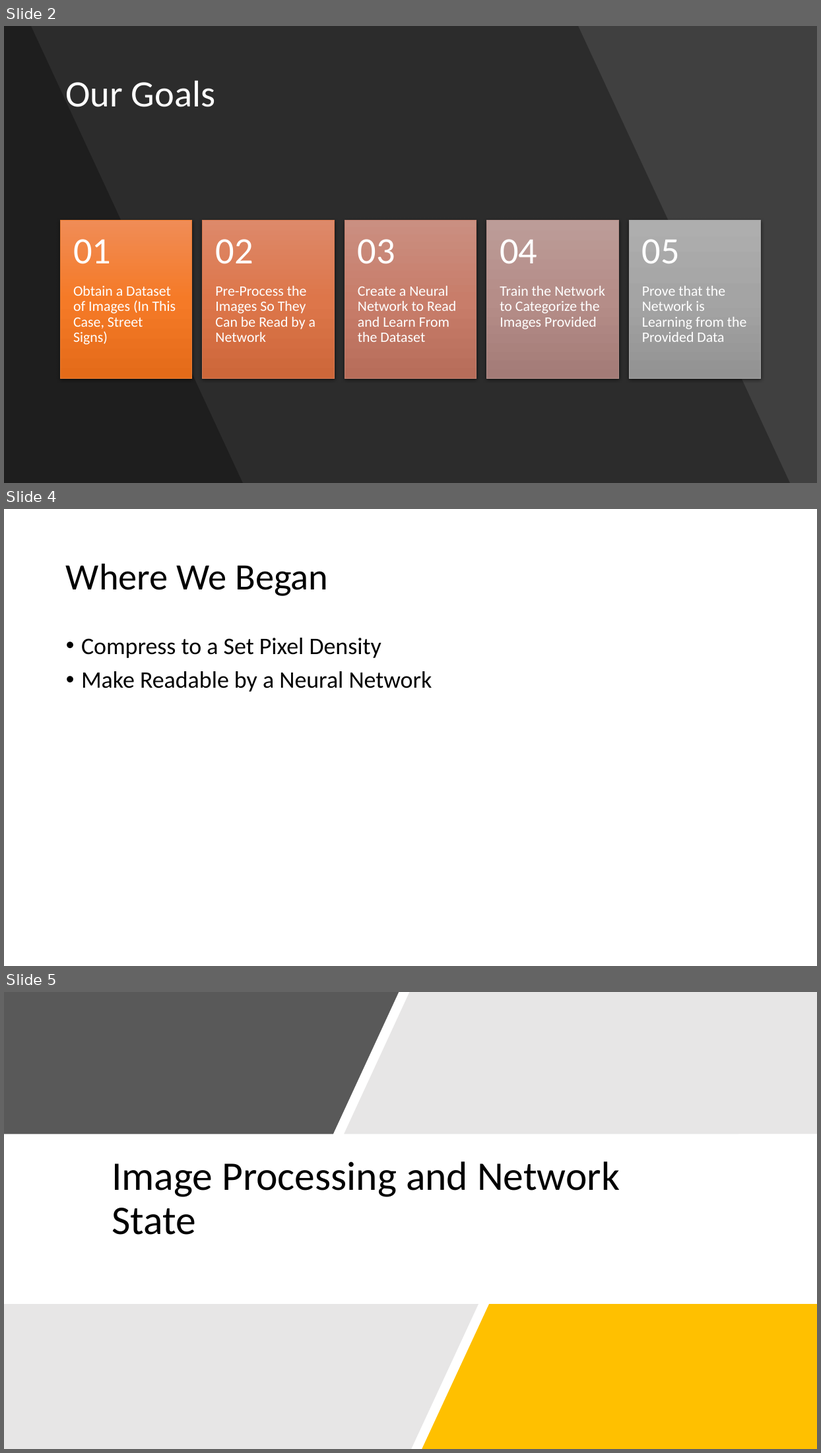
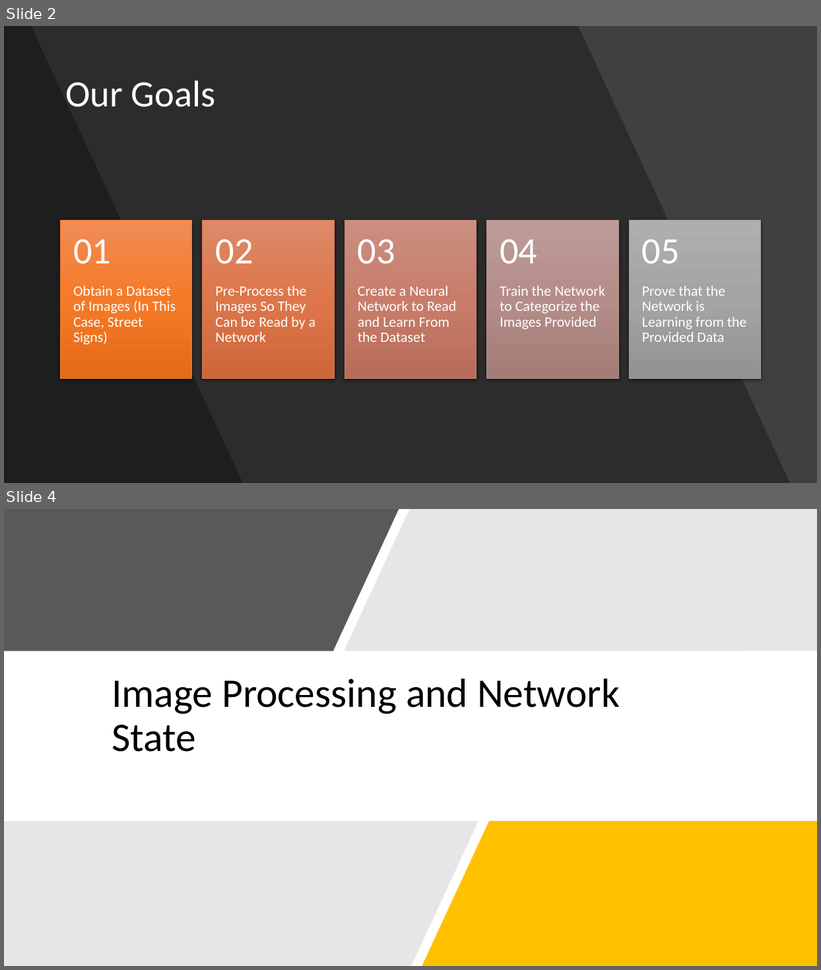
Before and after one commit to ChrisKalahiki/CNN-for-BelgiumTS-and-MNIST, a slide deck: RIPMazeRunner.pptx. Shown one above the other, each under a label of ours: slides 2, 4 and 5 before the commit, slides 2 and 4 after it; the slides between them are not shown. The pictures are 821x1453 and 821x970 pixels, drawn with LibreOffice and Linux fonts; fonts in the diff are those of the drawing. Boxes give left, top, right and bottom in pixels: in the first picture for what was removed or moved away, otherwise in the second. Text is boxed around its words. In the diff, an @@ line names an element or a change of style, - is before the commit and + after.

```diff
--- a/RIPMazeRunner.pptx
+++ b/RIPMazeRunner.pptx
@@ slide 4 removed at bbox=[4, 509, 817, 966], background #FFFFFF @@
@@ title removed at bbox=[66, 563, 329, 596] @@
-Where We Began
@@ text removed at bbox=[81, 638, 432, 692] @@
-• Compress to a Set Pixel Density
-• Make Readable by a Neural Network
@@ what was slide 5 is now slide 4 @@
```
Also in this commit, not shown: 10 slides changed, 2 slides added, 2 other slides removed.
